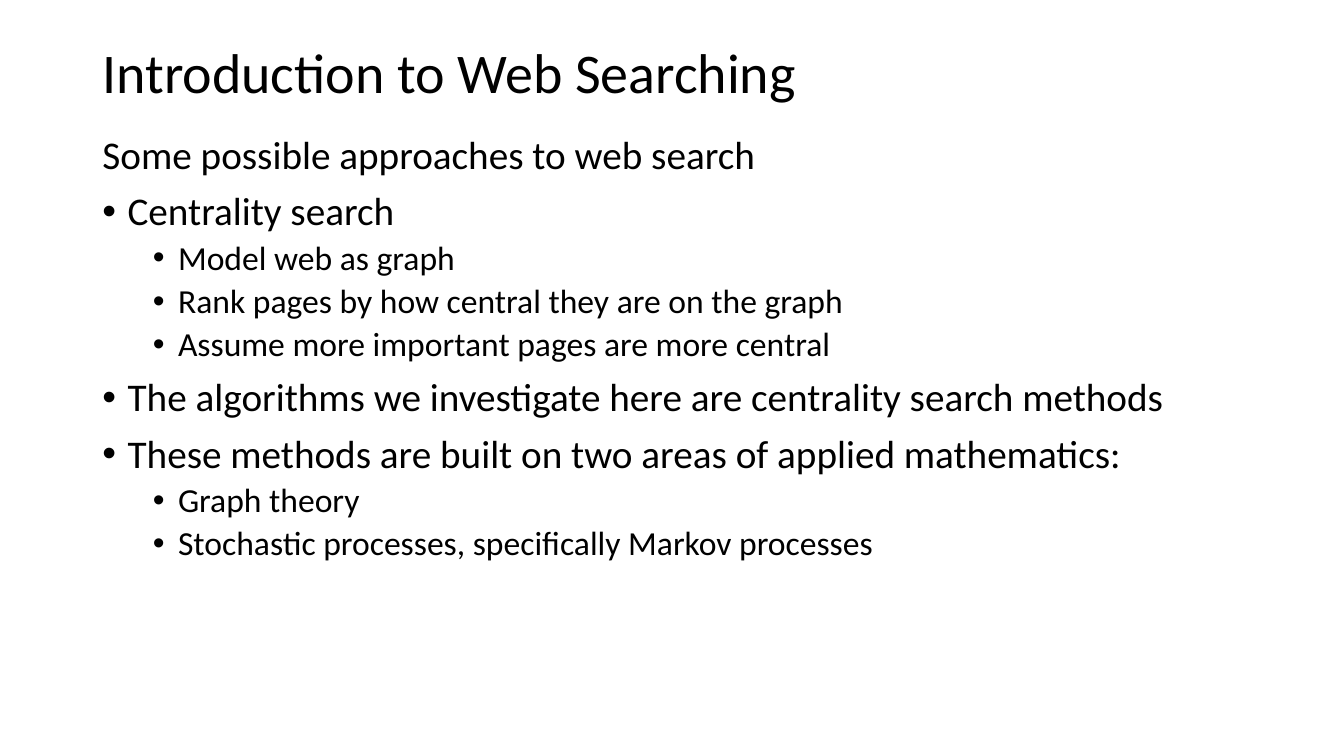
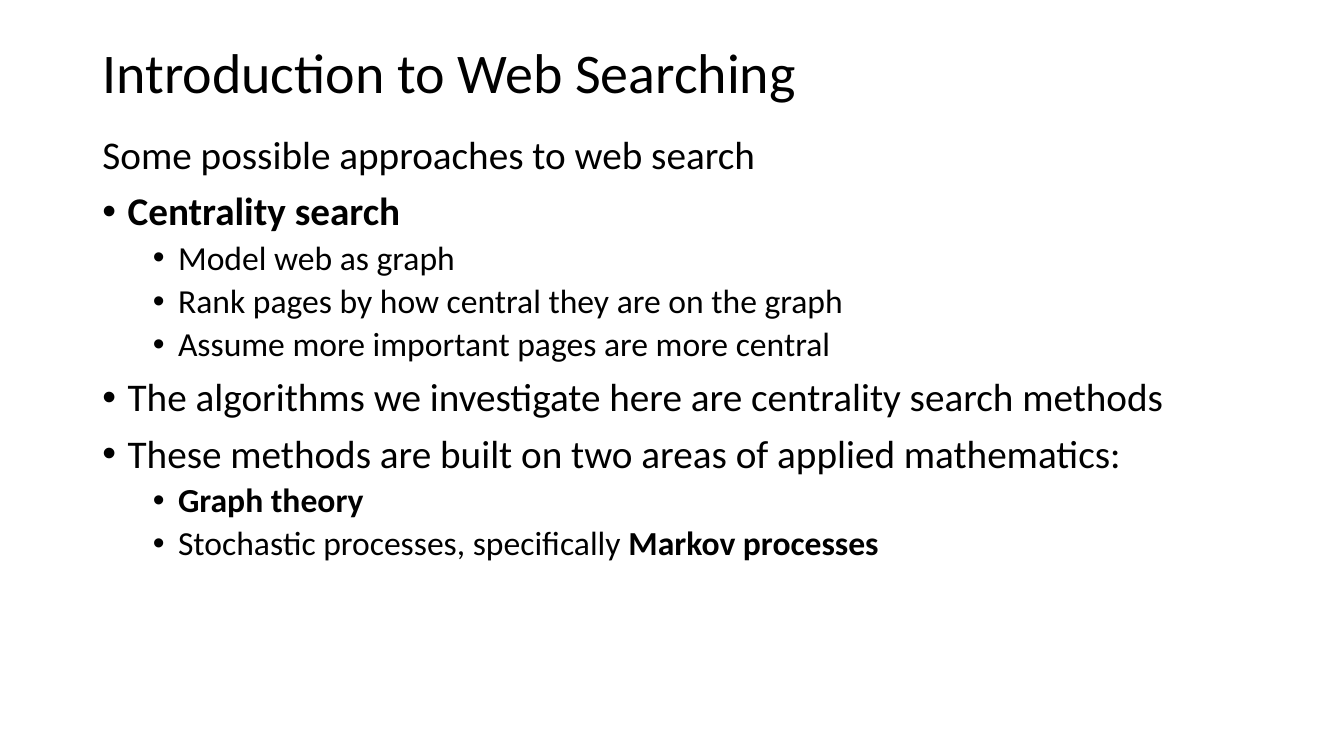
Before and after one commit to StephenElston/CSCI-E-108, a slide deck: slide 7 of slides/5_WebSearching.pptx. Drawn at 1344x756 pixels with LibreOffice and Linux fonts; fonts in the diff are those of the drawing. Boxes give left, top, right and bottom in pixels: in the first picture for what was removed or moved away, otherwise in the second. Text is boxed around its words. In the diff, an @@ line names an element or a change of style, - is before the commit and + after.

```diff
--- a/slides/5_WebSearching.pptx
+++ b/slides/5_WebSearching.pptx
@@ text at <box>128,197,879,561</box>: bold on in "Centrality search", "Graph theory", "Markov processes" @@
```
Also in this commit, not shown: 6 other slides changed, 2 slides added, 2 slides removed.
